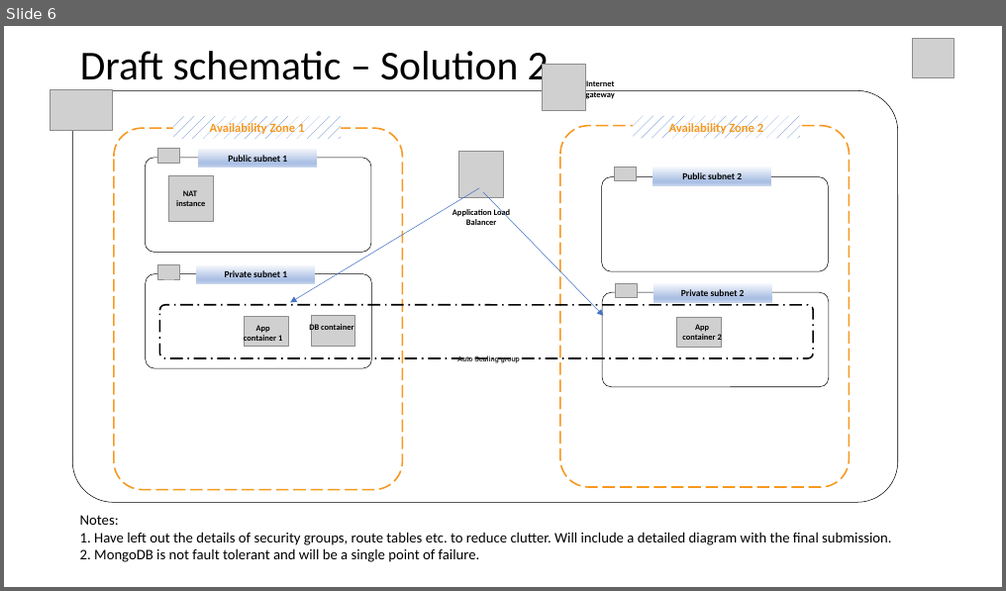
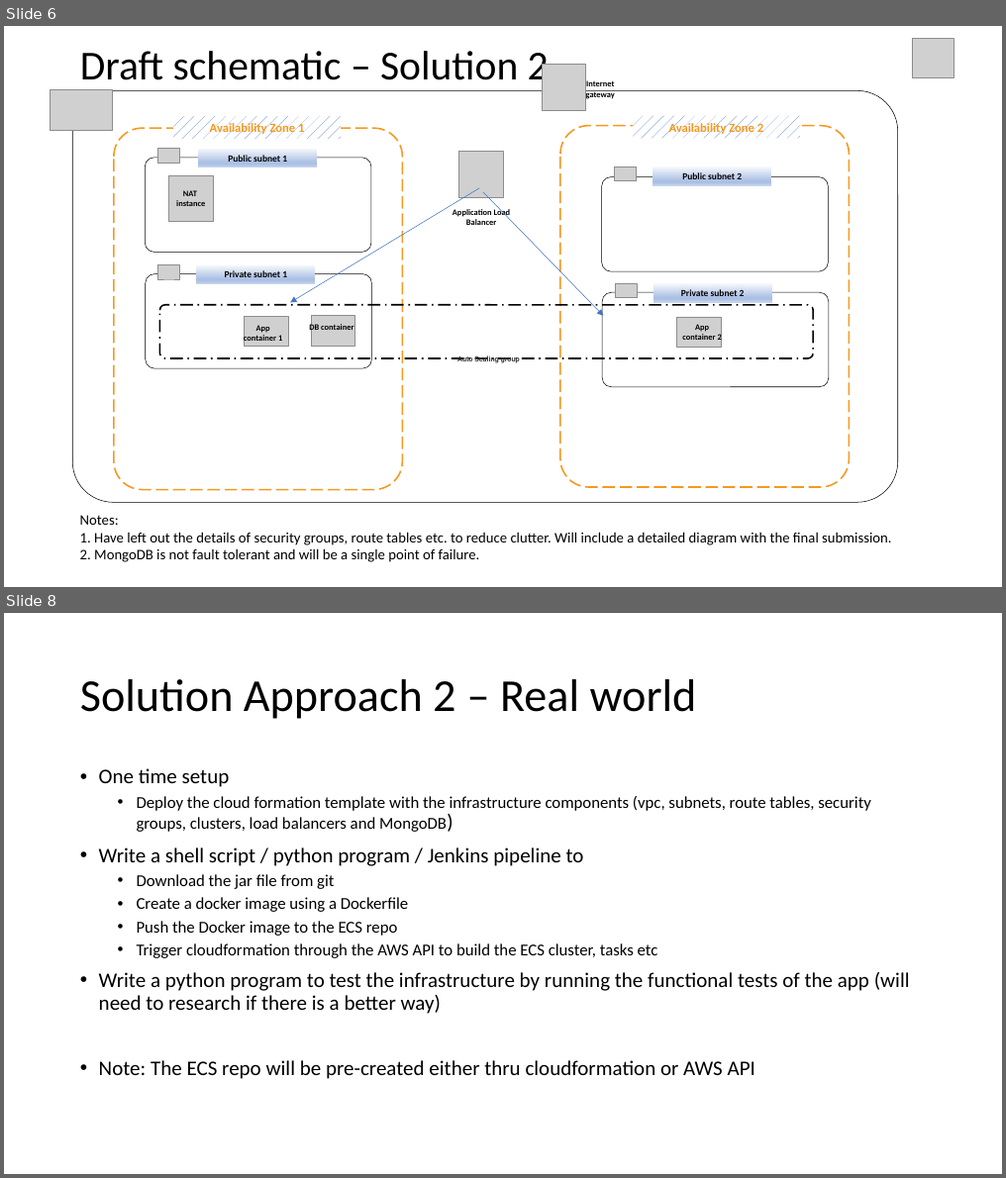
Before and after one commit to mustafa3009/projectY, a slide deck: doc/SolutionApproach.pptx. Shown one above the other, each under a label of ours: slide 6 before the commit, slides 6 and 8 after it; the slides between them are not shown. The pictures are 1006x591 and 1006x1178 pixels, drawn with LibreOffice and Linux fonts; fonts in the diff are those of the drawing; grey boxes stand for pictures. Boxes give left, top, right and bottom in pixels: in the first picture for what was removed or moved away, otherwise in the second. Text is boxed around its words. In the diff, an @@ line names an element or a change of style, - is before the commit and + after.

Commit message:
Added the shell and python scripts for provisioning and testing the EC2 solution

```diff
--- a/doc/SolutionApproach.pptx
+++ b/doc/SolutionApproach.pptx
@@ slide 8 added at (4,613,1002,1174), background #FFFFFF @@
@@ title added at (80,679,697,719), 44 pt, text #000000 @@
+Solution Approach 2 – Real world
@@ text added at (99,768,910,1079), 16 pt, text #000000 @@
+• One time setup
+  • Deploy the cloud formation template with the infrastructure components (vpc, subnets, route tables, security groups, clusters, load balancers and MongoDB)
+• Write a shell script / python program / Jenkins pipeline to
+  • Download the jar file from git
+  • Create a docker image using a Dockerfile
+  • Push the Docker image to the ECS repo
+  • Trigger cloudformation through the AWS API to build the ECS cluster, tasks etc
+• Write a python program to test the infrastructure by running the functional tests of the app (will need to research if there is a better way)
+• Note: The ECS repo will be pre-created either thru cloudformation or AWS API
```
Also in this commit, not shown: 2 slides changed, 1 other slide added, 13 other files.
